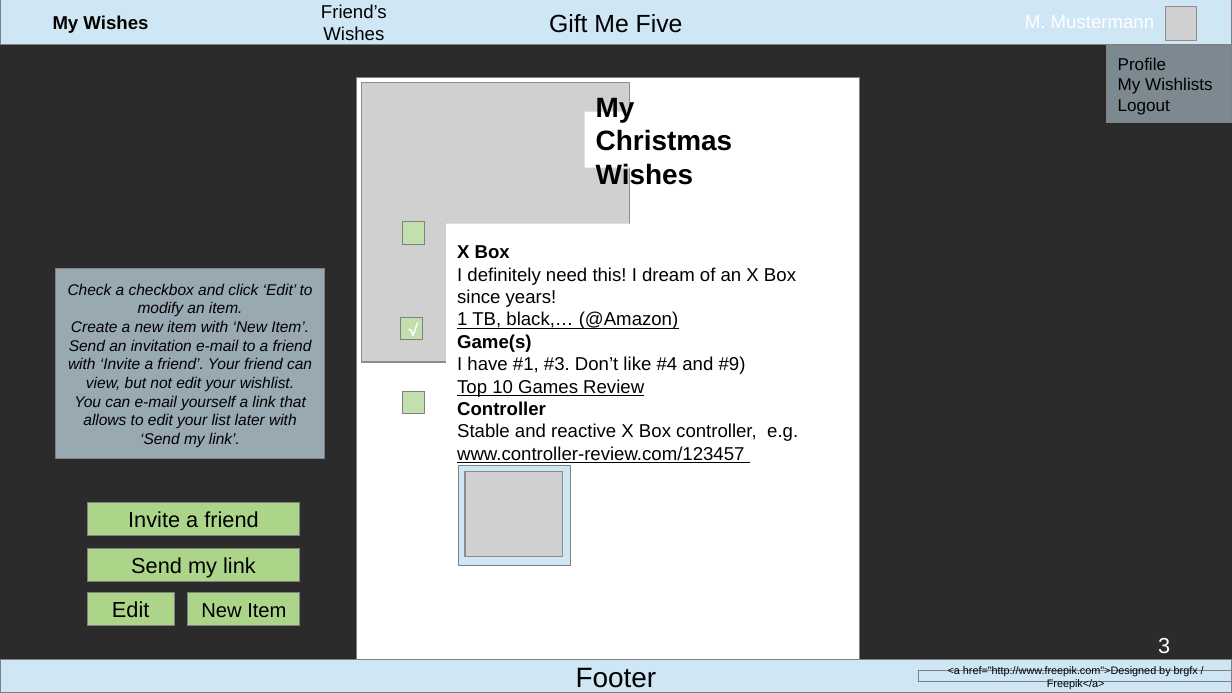
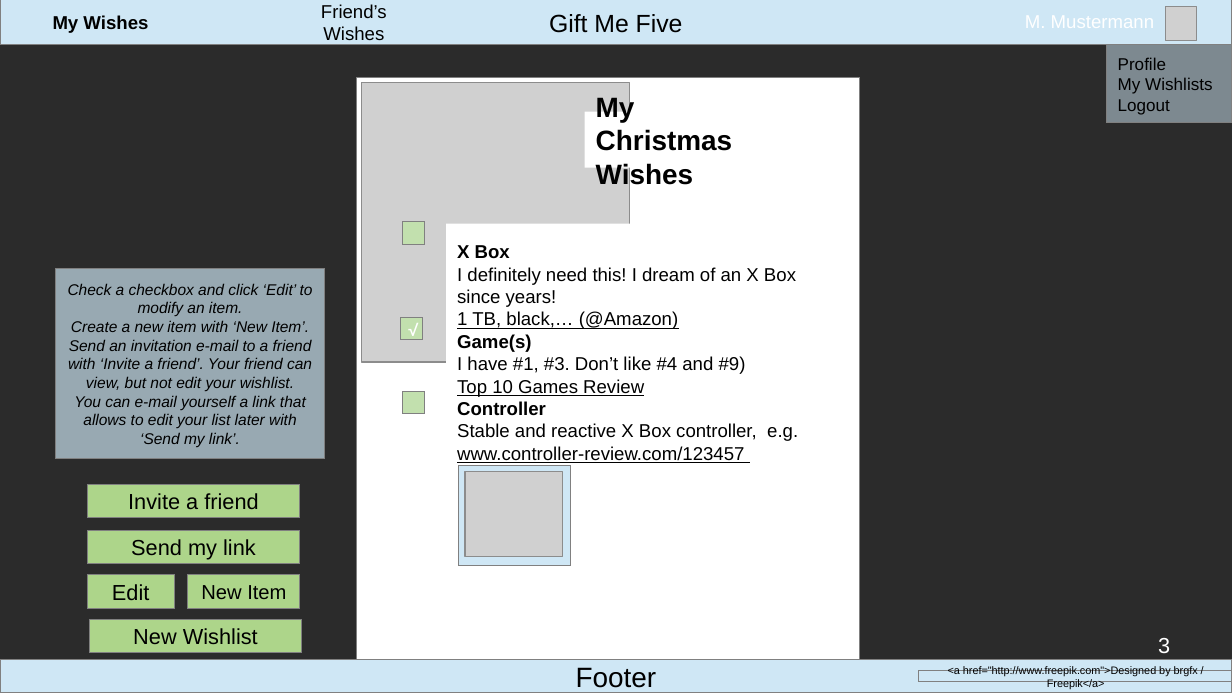
Before and after one commit to WCS-Java-Training-Bonn-2019/gift-me-five, a slide deck: slide 3 of files/mock_up.odp. Drawn at 1232x693 pixels with LibreOffice and Linux fonts; fonts in the diff are those of the drawing; grey boxes stand for pictures; background and template pictures are left out; a plain dark background stands for a picture behind light text. Boxes give left, top, right and bottom in pixels: in the first picture for what was removed or moved away, otherwise in the second. Text is boxed around its words. In the diff, an @@ line names an element or a change of style, - is before the commit and + after.

```diff
--- a/files/mock_up.odp
+++ b/files/mock_up.odp
@@ 3 rectangles moved together from (x1=87, y1=502, x2=300, y2=626) to (x1=87, y1=484, x2=300, y2=608) @@
@@ rectangle "Send my link" moved from (x1=87, y1=548, x2=300, y2=581) to (x1=87, y1=531, x2=300, y2=565) @@
@@ rectangle added at (x1=89, y1=619, x2=302, y2=653), fill #ADD58A, outline #808080 0 pt, 14 pt, text #000000 @@
+New Wishlist
```
Also in this commit, not shown: 2 other slides changed, 3 slides added, 1 slide removed, 5 other files.
